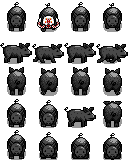
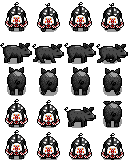
Layered file, before and after one edit (128px x 160px). Changes by layer:
added layer "Layer 11" above "Layer 10" over 101, 138, 124, 159
added layer "Layer 10" above "Layer 9" over 69, 138, 92, 159
added layer "Layer 9" above "Layer 8" over 37, 137, 60, 158
added layer "Layer 8" above "Layer 7" over 5, 135, 28, 156
added layer "Layer 7" above "Layer 6" over 37, 105, 60, 126
added layer "Layer 6" above "Layer 5" over 5, 104, 28, 125
added layer "Layer 5" above "Layer 4" over 5, 7, 28, 28
added layer "Layer 4" above "Layer 3" over 101, 8, 124, 30
added layer "Layer 3" above "Layer 2" over 69, 7, 92, 28
painted on "Layer 2" over 43, 7, 82, 16
